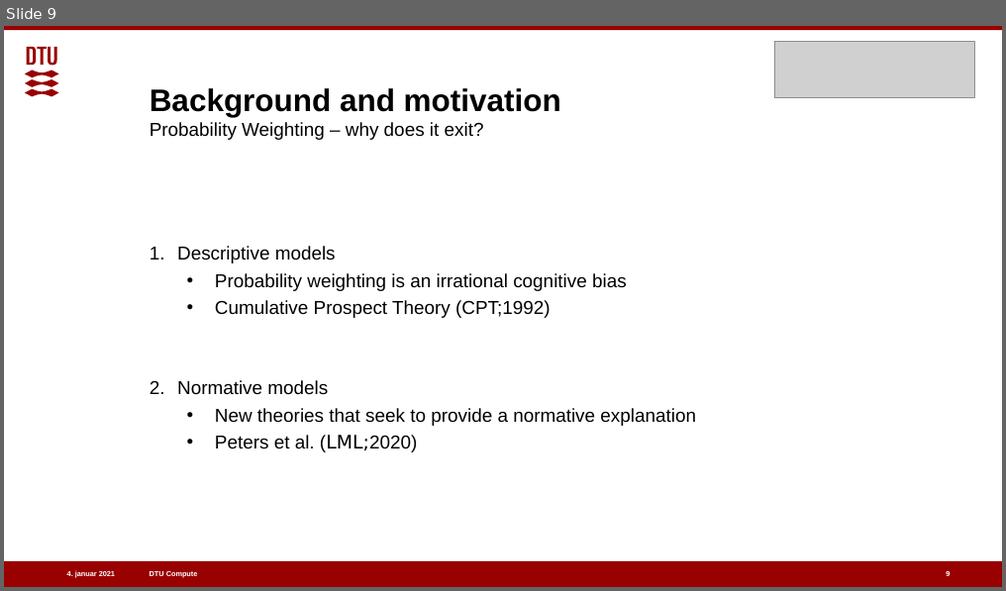
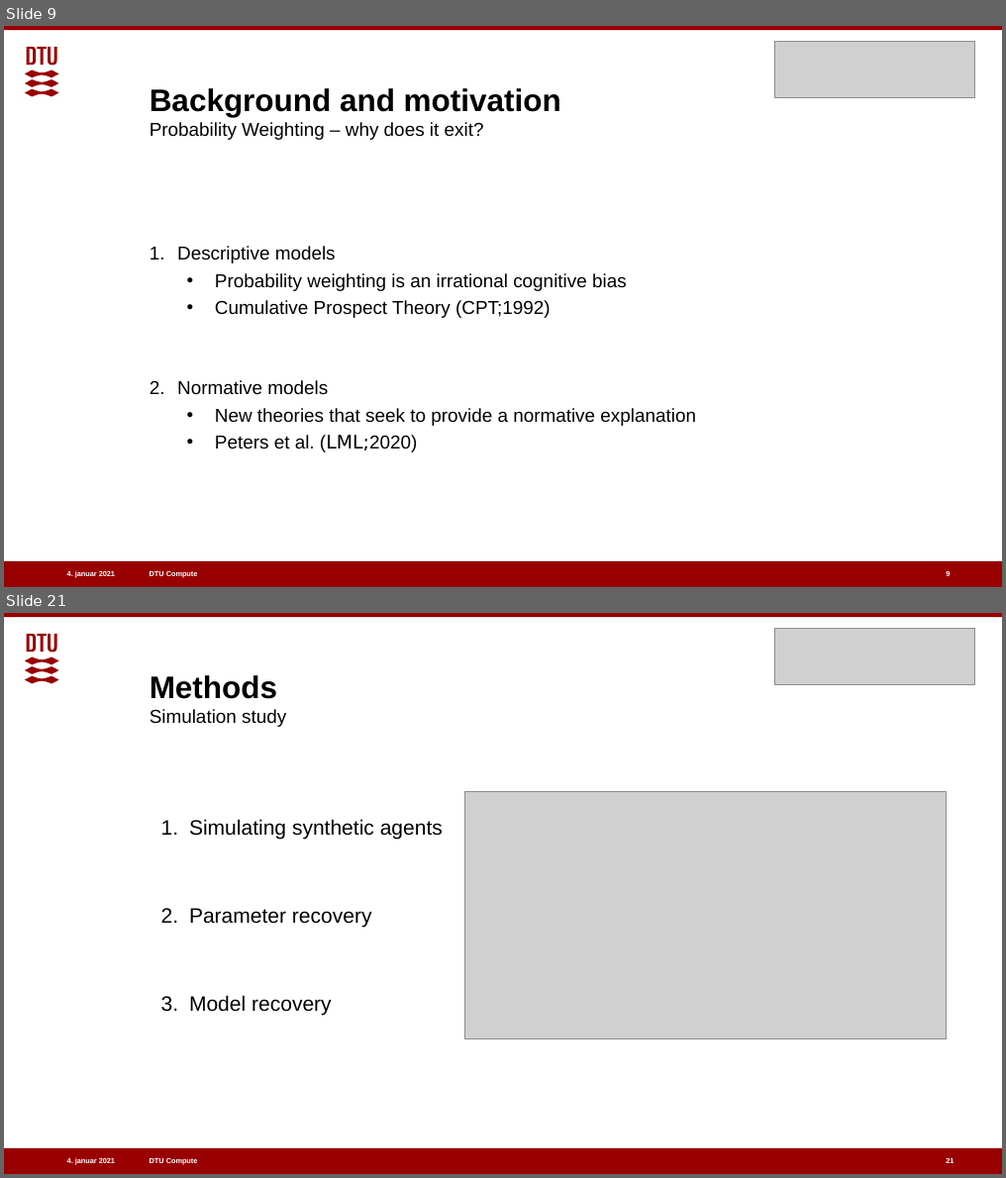
Before and after one commit to benj1003/Comparing-normative-and-descriptive-models-of-probability-weighting, a slide deck: Presentations/Oral defence 07-01-2021.pptx. Shown one above the other, each under a label of ours: slide 9 before the commit, slides 9 and 21 after it; the slides between them are not shown. The pictures are 1006x591 and 1006x1178 pixels, drawn with LibreOffice and Linux fonts; fonts in the diff are those of the drawing; grey boxes stand for pictures. Boxes give left, top, right and bottom in pixels: in the first picture for what was removed or moved away, otherwise in the second. Text is boxed around its words. In the diff, an @@ line names an element or a change of style, - is before the commit and + after.

```diff
--- a/Presentations/Oral defence 07-01-2021.pptx
+++ b/Presentations/Oral defence 07-01-2021.pptx
@@ slide 21 added at [4,613,1002,1174], background #FFFFFF; not listed: 5 template elements that a slide beside it also shows @@
@@ picture added at [774,629,975,685] @@
@@ title added at [150,675,286,727], 18 pt, text #000000 @@
+Methods
+Simulation study
@@ text added at [189,819,443,1016], 20 pt, text #000000 @@
+1. Simulating synthetic agents
+2. Parameter recovery
+3. Model recovery
@@ picture added at [465,791,945,1039] @@
@@ page number added at [945,1158,953,1163], 7 pt, text #FFFFFF, bold @@
+21
```
Also in this commit, not shown: 6 slides changed, 15 other slides added.
